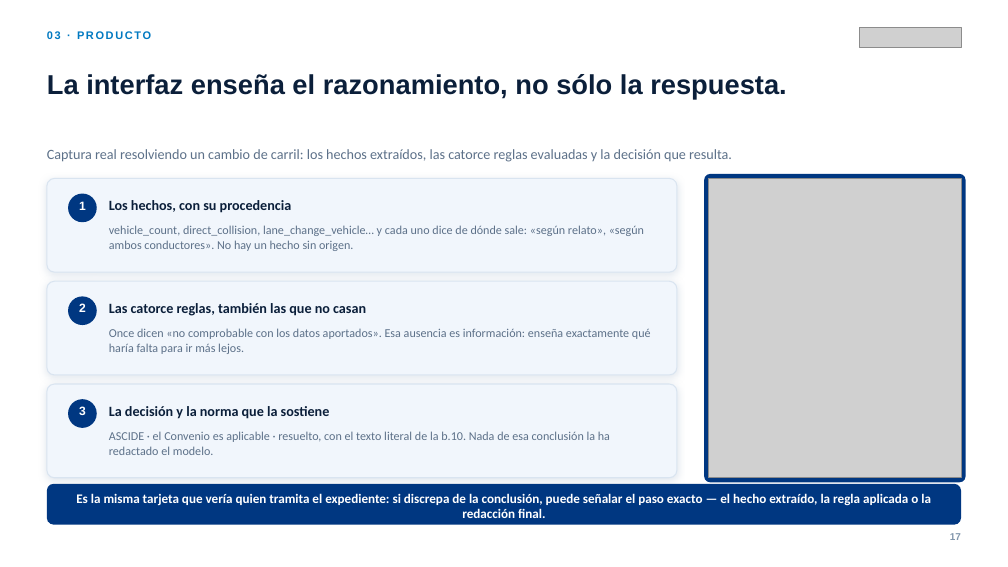
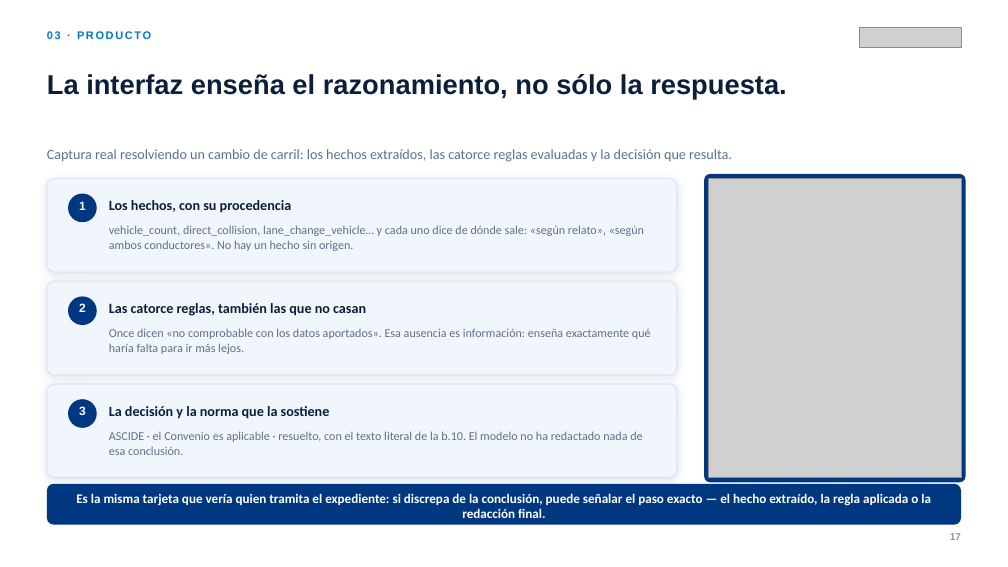
Before and after one commit to olixva/cicos-intelligence, a slide deck: slide 17 of docs/entrega/presentacion.pptx. Drawn at 1008x567 pixels with LibreOffice and Linux fonts; fonts in the diff are those of the drawing; grey boxes stand for pictures. Boxes give left, top, right and bottom in pixels: in the first picture for what was removed or moved away, otherwise in the second. Text is boxed around its words. In the diff, an @@ line names an element or a change of style, - is before the commit and + after.

Commit message:
fix(entrega): cuatro puertos de modelo, no tres, y repaso de copy
Al releer el deck entero se cayó otra afirmación inexacta: la extracción de
hechos tiene su propio puerto (`claim_fact_extractor`), así que los usos del
modelo van detrás de CUATRO puertos —generar, extraer, incrustar y
clasificar—, no de tres. Corregido en la lámina de intercambiabilidad, en el
apéndice de stack, en la de preguntas incómodas y en las notas.

Además:
- La lámina de observabilidad ya no da por hecho que el dataset del golden
  esté alojado en Langfuse; describe la capacidad, no un estado que la API
  del proyecto en uso desmiente.
- El cambio de carril cita la pág. 75 y aclara que la 111 es el orden de
  prioridad del ASCIDE, para que no se confunda con el total de páginas.
- «Nada de esa conclusión la ha redactado el modelo» → «El modelo no ha
  redactado nada de esa conclusión».

```diff
--- a/docs/entrega/presentacion.pptx
+++ b/docs/entrega/presentacion.pptx
@@ text at (x1=109, y1=431, x2=642, y2=455): text changed @@
-ASCIDE · el Convenio es aplicable · resuelto, con el texto literal de la b.10. Nada de esa conclusión la ha redactado el modelo.
+ASCIDE · el Convenio es aplicable · resuelto, con el texto literal de la b.10. El modelo no ha redactado nada de esa conclusión.
```
Also in this commit, not shown: 5 other slides changed, 5 other files.
